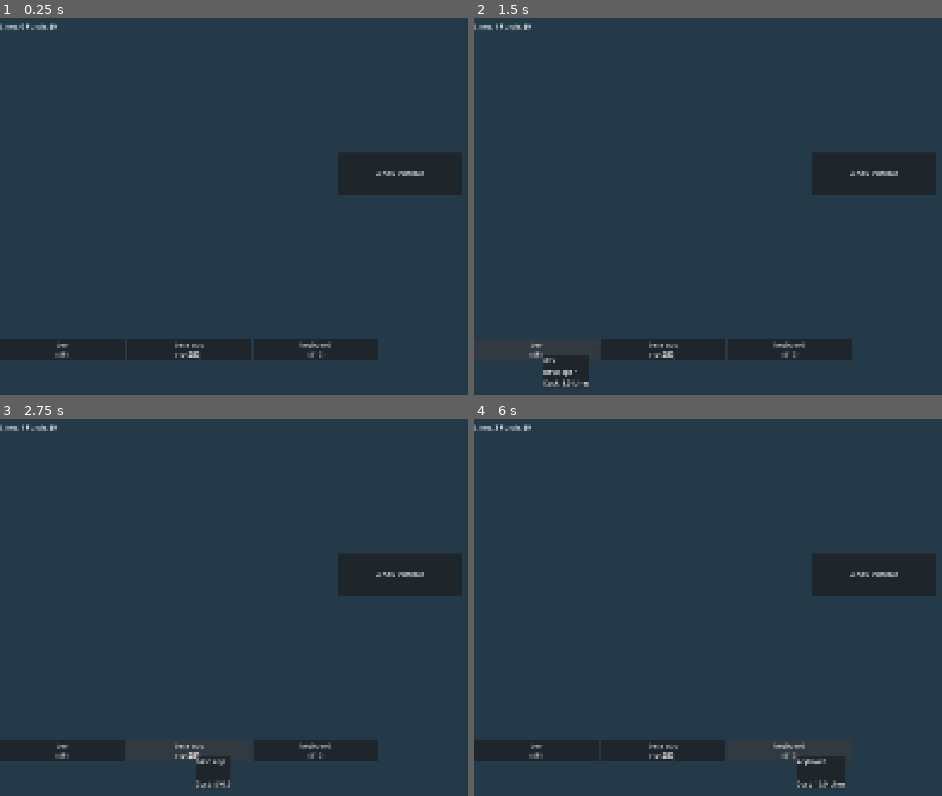
Above: before the commit, frames 1-4 (two rows, left to right).
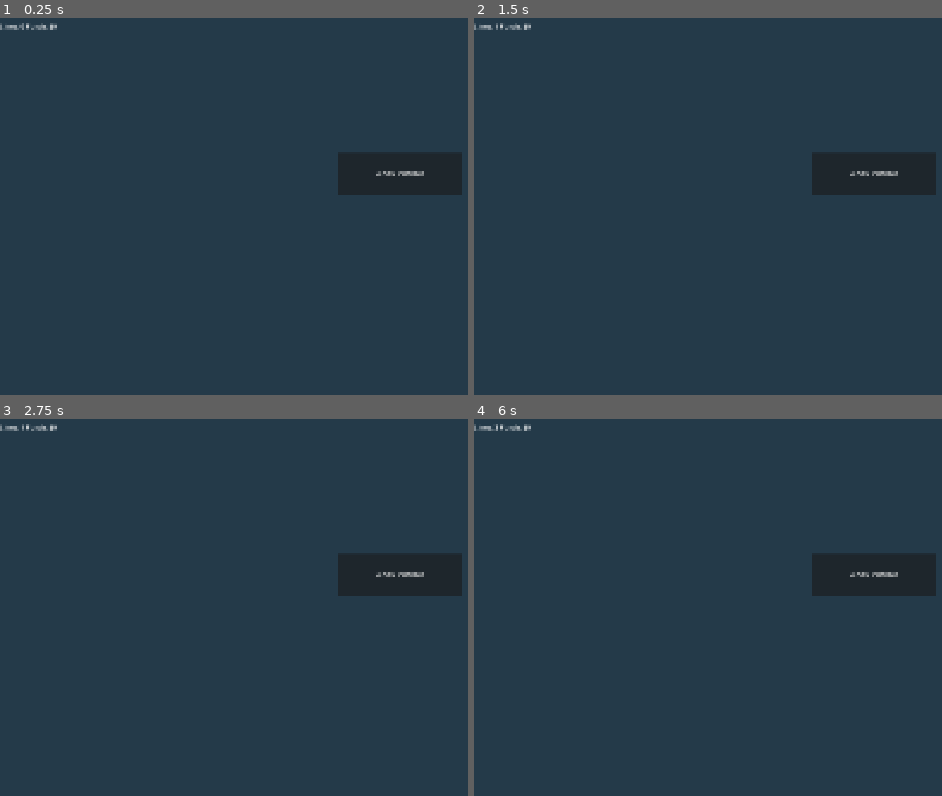
Above: after the commit, the same moments.

Repository: oterma39/devstim
Game: Godot game, scene res://tscn/main/Main.tscn
Two runs of this game, one before a commit and one after it. Both use one fixed random seed, a clock stepped at 60 frames per second and the inputs below.
Inputs (mouse positions are in pixels of both pictures, inside the frame that each line leads up to):
- Up to frame 1 (0.25 s): no input
- Up to frame 2 (1.5 s): click "WORK CODING" at 0.5 s; click (534, 349) at 1.25 s, where only the run before the commit has a clickable "dev ($5)"
- Up to frame 3 (2.75 s): click (187, 750) at 2 s, where only the run before the commit has a clickable "base app (10 코드)"
- Up to frame 4 (6 s): click (787, 750) at 2.75 s, where only the run before the commit has a clickable "keyboard ($10)"; click "WORK CODING" at 3.5 s; click (534, 750) at 4.25 s, where only the run before the commit has a clickable "dev ($5)"; click (661, 750) at 5 s, where only the run before the commit has a clickable "base app (10 코드)"; click (787, 750) at 5.75 s, where only the run before the commit has a clickable "keyboard ($10)"

The runs differ from the first frame. In frame 1, 4.3% of the frame differs, in the area x 0-81%, y 85-91%; in frame 2, 3.7%; in frame 3, 3.6%; in frame 4, 3.9%.

Commit message:
버튼을 데이터에서 추출하려는중

Diff:
--- /dev/null
+++ b/client/data/GameData - Items.csv
@@ -0,0 +1,13 @@
+Category,Item_ID,Name_Key,Desc_Key,Korean (ko),English (en),Japanese (ja),Base_Cost,Growth_Rate (r),Effect_Value,Icon_Path
+Staff,신입_엔지니어,STR_ROLE_INTERN,STR_DESC_INTERN,인턴 (엔지니어),Intern,インターン,15,0.14,0.5 IPS,res://icons/s_intern.png
+Staff,숙련_백엔드,STR_ROLE_BE,STR_DESC_BE,백엔드,Back-end,バックエンド,55,0.15,2.0 IPS,res://icons/s_backend.png
+Staff,베테랑_디자이너,STR_ROLE_DESIGNER,STR_DESC_DESIGNER,UI/UX 디자인,UI/UX Design,UI/UXデザイン,80,0.16,3.2 IPS,res://icons/s_designer.png
+Staff,미들급_기획자,STR_ROLE_PM,STR_DESC_PM,프로덕트 매니저,PM,PM,750,0.19,26.0 IPS,res://icons/s_pm.png
+Staff,숙련_데브옵스,STR_ROLE_DEVOPS,STR_DESC_DEVOPS,데브옵스,DevOps,デブオプス,500,0.18,18.0 IPS,res://icons/s_devops.png
+Upgrade,업무효율_키보드,STR_NAME_U1,STR_DESC_U1,기계식 키보드,Mechanical Keyboard,メカニカルキーボード,60,0.13,1.2lpc,res://icons/u_keyboard.png
+Upgrade,업무효율_모니터,STR_NAME_U2,STR_DESC_U2,듀얼 4K 모니터,Dual 4K Monitors,デュアル4Kモニター,150,0.14,3.0lpc,res://icons/u_monitor.png
+Upgrade,환경_디저트제공,STR_NAME_U3,STR_DESC_U3,최고급 원두 커피,Premium Coffee,高級コーヒー,25,0.12,0.5lpc,res://icons/u_coffee.png
+Upgrade,환경_야근,STR_NAME_U4,STR_DESC_U4,집중용 노이즈캔슬링,Noise Canceling,ノイズキャンセリング,850,0.16,22lpc,res://icons/u_headphone.png
+Project,웹어플_위치정보서비스,STR_NAME_P1,STR_DESC_P1,당근마켓 지역 위치 어플,Local Marketplace App,地域密着型取引アプリ,120,0.11,1.25,res://icons/p_market.png
+Project,게임_디펜스게임,STR_NAME_P2,STR_DESC_P2,방치형 인디 게임,Idle Indie Game,アイドルインディーゲーム,350,0.12,1.4,res://icons/p_game.png
+Project,사진어플_인스타그램,STR_NAME_P3,STR_DESC_P3,B612 감성 사진 어플,B612 Photo App,B612 写真アプリ,50,0.1,1.15,res://icons/p_photo.png
--- /dev/null
+++ b/client/data/GameData - StaffNames.csv
@@ -0,0 +1,8 @@
+Name_ID,Name_KR,Name_EN,Name_JA
+NAME_01,김인턴,Kim,キム
+NAME_02,이개발,Lee,イ
+NAME_03,박개발,Park,パク
+NAME_04,최디자이너,Choi,チェ
+NAME_05,정품질,Jung,チョン
+NAME_06,강팀장,Kang,カン
+NAME_07,윤수석,Yoon,ユン
--- /dev/null
+++ b/client/src/core/EconomyManager.gd
@@ -0,0 +1,112 @@
+extends Node
+
+var items_db: Dictionary = {}
+var staff_names: Array = []
+var used_names: Dictionary = {}
+
+# 데이터 로드 완료 시그널 추가
+signal items_loaded
+
+# 1. 성장 함수 (비용 계산)
+static func calculate_cost(base_cost: float, growth_rate: float, current_level: int) -> float:
+	return base_cost * pow(1 + growth_rate, current_level)
+
+# 2. 아이템 데이터 로드
+func load_items(path: String):
+	items_db.clear()
+
+	var file = FileAccess.open(path, FileAccess.READ)
+	if file == null:
+		print("❌ 파일을 열 수 없습니다: ", path)
+		return
+
+	# 1. 헤더 읽기 및 제거
+	var header = file.get_csv_line()
+	print("CSV 헤더 확인: ", header)
+
+	var count = 0
+	while not file.eof_reached():
+		var line = file.get_csv_line()
+
+		# 줄에 데이터가 부족하거나 빈 줄인 경우 건너뛰기
+		if line.size() < 11 or line[0].strip_edges() == "":
+			continue
+
+		var category = line[0].strip_edges()
+		var item_id = line[1].strip_edges()
+		var name_key = line[2].strip_edges()
+		var desc_key = line[3].strip_edges()
+		var base_cost = float(line[7]) if line.size() > 7 and line[7].is_valid_float() else 0.0
+
+		var item_data = {
+			"category": category,
+			"item_id": item_id,
+			"name_key": name_key,
+			"desc_key": desc_key,
+			"base_cost": base_cost,
+			"growth_rate": float(line[8]) if line.size() > 8 else 0.1,
+			"effect_value": line[9] if line.size() > 9 else "",
+			"icon_path": line[10] if line.size() > 10 else ""
+		}
+
+		# 2. Key(item_id)를 명확하게 지정하여 저장
+		items_db[item_id] = item_data
+		count += 1
+
+	print("  [성공] CSV 아이템 데이터 로드 완료, 최종 개수: ", count)
+	print("  [데이터] 저장된 items_db 키 목록: ", items_db.keys())
+
+	# 데이터를 다 읽은 후 신호 발생
+	emit_signal("items_loaded")
+
+# 3. 스태프 이름 데이터 로드
+func load_staff_names(csv_file_path: String) -> void:
+	staff_names.clear()
+	used_names.clear()
+
+	var file = FileAccess.open(csv_file_path, FileAccess.READ)
+	if file == null:
+		printerr("이름 파일을 불러올 수 없습니다: ", csv_file_path)
+		return
+
+	var is_header = true
+	while not file.eof_reached():
+		var csv_line = file.get_csv_line()
+
+		if csv_line.is_empty() or csv_line[0] == "":
+			continue
+
+		if is_header:
+			is_header = false
+			continue
+
+		staff_names.append({
+			"id": csv_line[0],
+			"name_kr": csv_line[1],
+			"name_en": csv_line[2],
+			"name_ja": csv_line[3]
+		})
+
+# 4. 고용 시 미사용 고유 이름 할당
+func get_unique_staff_name() -> Dictionary:
+	for name_data in staff_names:
+		var name_id = name_data["id"]
+		if not used_names.has(name_id):
+			used_names[name_id] = true
+			return name_data
+
+	return {
+		"id": "DEFAULT",
+		"name_kr": "신규 인력",
+		"name_en": "New Staff",
+		"name_ja": "新規人材"
+	}
+
+# 5. 비용 계산 위임
+func get_next_cost(item_id: String, current_level: int) -> float:
+	if not items_db.has(item_id):
+		push_warning("아이템 ID를 찾을 수 없습니다: " + item_id)
+		return 0.0
+
+	var item = items_db[item_id]
+	return calculate_cost(item.base_cost, item.growth_rate, current_level)
--- a/client/src/core/Main.gd
+++ b/client/src/core/Main.gd
@@ -1,9 +1,10 @@
-# res://src/Main.gd
+# res://src/core/Main.gd
 extends Node
 
 # 1. 상점 버튼 씬 미리 불러오기
 const SHOP_BUTTON_SCENE = preload("res://src/ui/ShopButton.tscn")
 const TooltipScript = preload("res://src/ui/Tooltip.gd")
+
 # 2. 버튼들이 들어갈 컨테이너 연결
 @onready var staff_container = $UI/Root/ShopArea/Staffs
 @onready var upgrade_container = $UI/Root/ShopArea/Upgrade
@@ -12,23 +13,28 @@
 # 현재 상태 UI
 @onready var funds_label = $UI/Root/HUD/TopBar/FundsLabel
 @onready var lines_label = $UI/Root/HUD/TopBar/LinesLabel
-@onready var work_button = $UI/Root/WorkArea/CodingButton # 본인의 클릭 버튼 노드
+@onready var work_button = $UI/Root/WorkArea/CodingButton
 
 func _ready():
-	# 게임 시작 시 상점 아이템 배치 및 시그널 연결
 	if not GameState.funds_changed.is_connected(_on_funds_changed):
 		GameState.funds_changed.connect(_on_funds_changed)
 
 	if not GameState.lines_changed.is_connected(_on_lines_changed):
 		GameState.lines_changed.connect(_on_lines_changed)
 
-	# 초기값 한 번 출력
 	_on_funds_changed(GameState.funds)
 	_on_lines_changed(GameState.uncommitted_lines)
 
-	_setup_shop()
+	var economy_manager = get_tree().root.get_node_or_null("EconomyManager")
+	if economy_manager:
+		# 1. 데이터가 모두 준비되었을 때 1번만 _setup_shop()을 실행하도록 시그널 연결
+		if not economy_manager.is_connected("items_loaded", _setup_shop):
+			economy_manager.items_loaded.connect(_setup_shop)
 
-	# 클릭 버튼 시그널 연결
+		# 2. 데이터 로드 시작
+		economy_manager.load_items("res://data/GameData - Items.csv")
+		economy_manager.load_staff_names("res://data/GameData - StaffNames.csv")
+
 	if work_button and not work_button.pressed.is_connected(_on_work_button_pressed):
 		work_button.pressed.connect(_on_work_button_pressed)
 
@@ -41,61 +47,69 @@
 		lines_label.text = "Lines: %d" % new_lines
 
 func _setup_shop():
-	print("--- 상점 초기화 시작 ---")
+	print("--- 1. 상점 초기화 시작 ---")
 
-	# 1. 직원 생성
-	var staffs = _load_resources("res://resources/staffs/")
-	print("1. 직원 폴더에서 읽어온 개수: ", staffs.size())
-	_generate_buttons(staffs, staff_container)
+	var economy_manager = get_tree().root.get_node_or_null("EconomyManager")
+	if not economy_manager:
+		print("❌ [에러] EconomyManager 노드를 찾을 수 없습니다.")
+		return
+	print("   [성공] EconomyManager 로드 완료")
 
-	# 2. 업그레이드 생성
-	var upgrades = _load_resources("res://resources/upgrades/")
-	print("2. 업그레이드 폴더에서 읽어온 개수: ", upgrades.size())
-	_generate_buttons(upgrades, upgrade_container)
+	var staff_template = load("res://resources/template_staff.tres")
+	var upgrade_template = load("res://resources/template_upgrade.tres")
+	var project_template = load("res://resources/template_project.tres")
 
-	# 3. 프로젝트 생성 (수정된 부분: 경로 확인 및 디버깅 로그 추가)
-	var projects = _load_resources("res://resources/projects/")
-	print("3. 프로젝트 폴더에서 읽어온 개수: ", projects.size())
+	print("   [템플릿] 스태프: ", "존재함" if staff_template else "❌ 없음")
+	print("   [템플릿] 업그레이드: ", "존재함" if upgrade_template else "❌ 없음")
+	print("   [템플릿] 프로젝트: ", "존재함" if project_template else "❌ 없음")
 
-	# 프로젝트 컨테이너가 null이 아니고 데이터가 있다면 버튼 생성
-	if projects.size() > 0:
-		_generate_buttons(projects, project_container)
-	else:
-		print("경고: res://resources/projects/ 경로에서 프로젝트 데이터를 찾을 수 없습니다.")
+	_clear_container(staff_container)
+	_clear_container(upgrade_container)
+	_clear_container(project_container)
 
-## 폴더 내의 .tres 파일을 모두 읽어오는 함수
-func _load_resources(path: String) -> Array:
-	var list = []
-	var dir = DirAccess.open(path)
-	if dir:
-		dir.list_dir_begin()
-		var file_name = dir.get_next()
-		while file_name != "":
-			if not dir.current_is_dir() and file_name.ends_with(".tres"):
-				var item = load(path + "/" + file_name)
-				if item is BaseItem:
-					list.append(item)
-			file_name = dir.get_next()
-	else:
-		print("경로를 찾을 수 없습니다: ", path)
-	return list
+	var item_keys = economy_manager.items_db.keys()
+	print("   [데이터] 읽어올 아이템 개수: ", item_keys.size())
 
-## 핵심: 어떤 데이터든 버튼으로 만들어주는 범용 함수
-func _generate_buttons(data_list: Array, container: Control):
-	if container == null:
-		return
+	for item_id in item_keys:
+		var item_data = economy_manager.items_db[item_id]
+		var category = str(item_data.get("category", "")).strip_edges().to_lower()
 
-	print("컨테이너 [", container.name, "] 의 기존 자식 수: ", container.get_children().size())
-	for child in container.get_children():
-		child.queue_free()
+		var data_instance = null
+		var container = null
 
-	for data in data_list:
-		if data is BaseItem:
+		if category == "staff":
+			if staff_template:
+				data_instance = staff_template.duplicate()
+				container = staff_container
+		elif category == "upgrade":
+			if upgrade_template:
+				data_instance = upgrade_template.duplicate()
+				container = upgrade_container
+		elif category == "project":
+			if project_template:
+				data_instance = project_template.duplicate()
+				container = project_container
+		else:
+			print("      -> ❌ 카테고리 불일치: ", category)
+
+		if data_instance and container:
+			data_instance.id = item_id
+			data_instance.item_name = item_data.get("name_key", "")
+			data_instance.base_cost = item_data.get("base_cost", 0.0)
+
+			print("      -> [생성 시도] 아이템 ID: ", item_id)
 			var btn = SHOP_BUTTON_SCENE.instantiate()
 			container.add_child(btn)
-			btn.setup(data)
+			btn.setup(data_instance)
+			print("      -> [성공] 버튼 생성 완료")
+		else:
+			print("      -> ❌ 인스턴스 또는 컨테이너 누락으로 생성 실패")
 
-# 버튼을 클릭했을 때 실행될 로직 (지연 없이 즉시 반영)
+func _clear_container(container: Control):
+	if container:
+		for child in container.get_children():
+			child.queue_free()
+
 func _on_work_button_pressed() -> void:
 	print("clicked")
 	GameState.uncommitted_lines += GameState.manual_coding_power
--- a/client/src/ui/ShopButton.gd
+++ b/client/src/ui/ShopButton.gd
@@ -3,6 +3,9 @@
 class_name ShopButton
 
 var data: BaseItem
+
+# EconomyManager 오토로드 참조
+@onready var economy_manager = get_node("/root/EconomyManager")
 
 func setup(p_data: BaseItem):
 	data = p_data
@@ -18,18 +21,35 @@
 # --- 1. UI 업데이트 함수 (다국어 tr() 적용) ---
 func _update_ui():
 	if data:
-		# tr() 함수를 사용하여 다국어 키를 번역된 텍스트로 가져옵니다.
 		var translated_name = tr(data.item_name)
 
+		var identifier = ""
+		if "id" in data:
+			identifier = data.id
+		elif "item_id" in data:
+			identifier = data.item_id
+		else:
+			identifier = data.item_name
+
+		# [추가] 어떤 아이템이 넘어오는지 출력하여 확인합니다.
+		print("--- UI 업데이트 중 ---")
+		print("item_name: ", data.item_name)
+		print("결정된 identifier: ", identifier)
+
+		var cost = 0.0
+		if economy_manager:
+			cost = economy_manager.get_next_cost(identifier, 1)
+			print("계산된 비용: ", cost) # 비용 계산 결과 확인
+
 		if get_parent().name == "Projects":
-			text = "%s\n(%d 코드)" % [translated_name, data.base_cost]
+			text = "%s\n(%.0f 코드)" % [translated_name, cost]
 		else:
-			text = "%s\n($%.0f)" % [translated_name, data.base_cost]
+			text = "%s\n($%.0f)" % [translated_name, cost]
 
-# --- 2. 애니메이션 로직 ---
+
+
 func _on_mouse_entered_tooltip() -> void:
 	if data:
-		# 끄는 과정 없이 바로 새로운 데이터를 전달
 		Events.show_tooltip.emit(data)
 
 func _on_mouse_exited_tooltip() -> void:
@@ -53,12 +73,22 @@
 			if data.can_afford():
 				data.apply_effect()
 				print("구입 성공 (코드 소모)")
+
+				# [수정 포인트] Category가 Staff(직원)인 경우에만 직원 이름 로직을 실행하도록 변경
+				var identifier = data.id if "id" in data else data.item_name
+				var item_data = economy_manager.items_db.get(identifier)
+
+				# 카테고리가 'Staff'일 때만 아래 코드가 실행됩니다.
+				if item_data and item_data["category"] == "Staff":
+					var staff_name = economy_manager.get_unique_staff_name()
+					print("고용한 스태프 이름: ", staff_name["name_kr"])
+
 				_update_ui()
 			else:
 				print("구입 실패: 코드가 부족합니다.")
 
 		BaseItem.PurchaseType.FUNDS:
-			if GameState.funds >= data.base_cost:
+			if GameState.funds >= data.base_cost: # 추후 필요시 get_next_cost로 변경 가능
 				data.apply_effect()
 				print("구입 성공 (자금 소모)")
 				_update_ui()
Not shown, added: client/data/GameData - Items.csv.import
Not shown, added: client/data/GameData - StaffNames.csv.import
Renamed: client/resources/projects/pj_basicApp.tres -> client/resources/template_project.tres
Renamed: client/resources/staffs/stf_dev.tres -> client/resources/template_staff.tres
Renamed: client/resources/upgrades/ug_keyboard.tres -> client/resources/template_upgrade.tres
Not shown, added: client/src/core/EconomyManager.gd.uid
